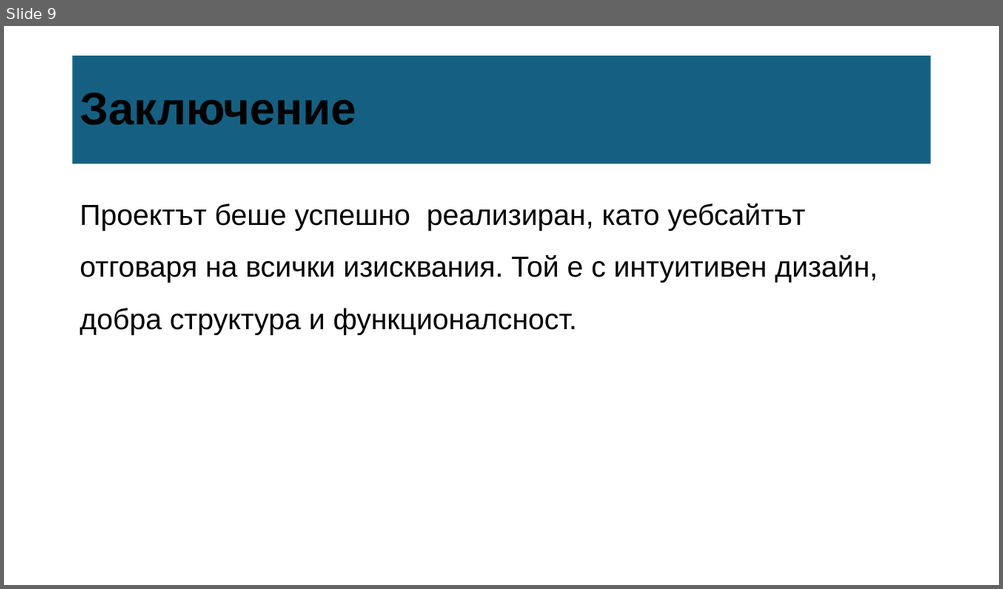
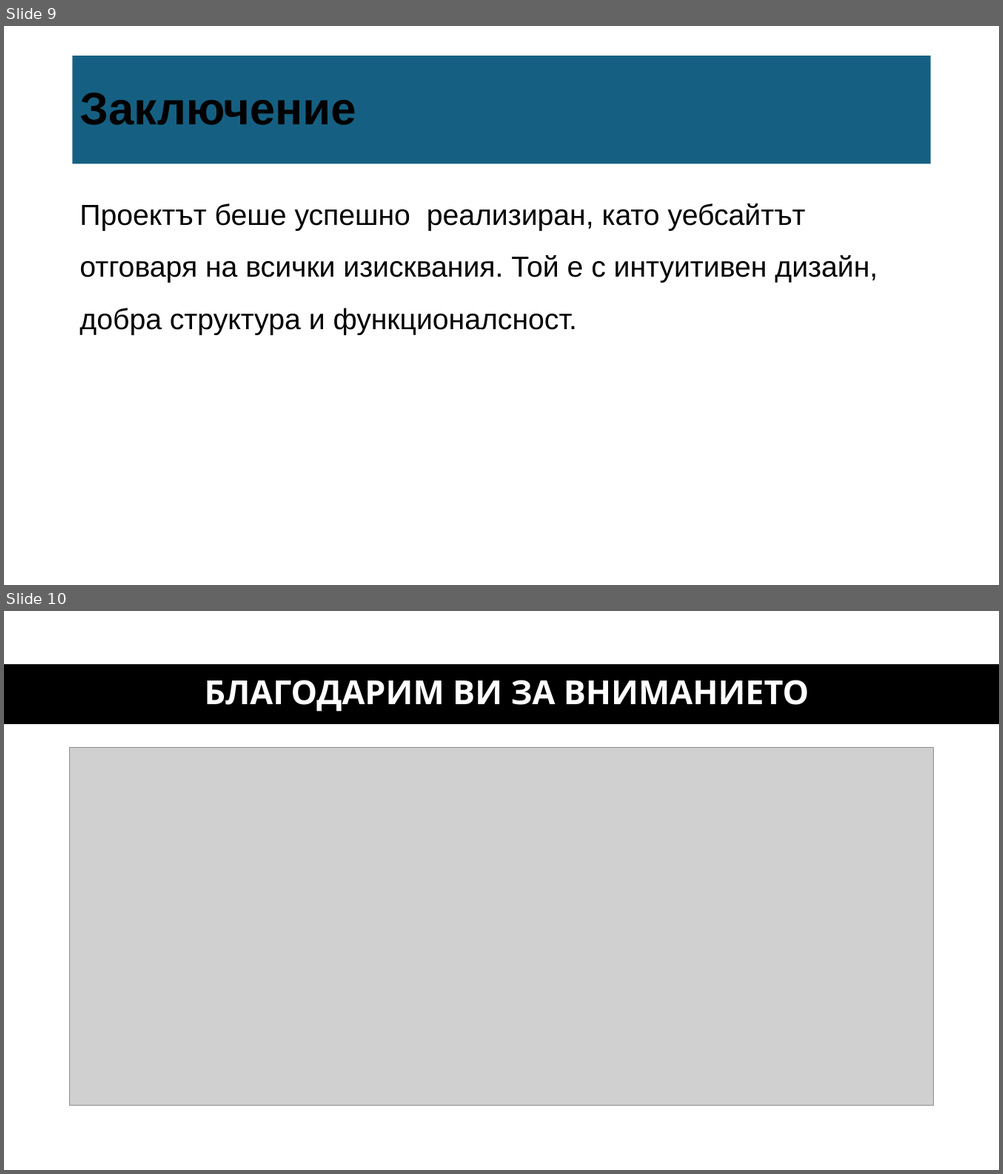
Before and after one commit to codingburgas/8grade-html-css-project-ultramarines, a slide deck: documentation/presentation.pptx. Shown one above the other, each under a label of ours: slide 9 before the commit, slides 9 and 10 after it. The pictures are 1003x589 and 1003x1174 pixels, drawn with LibreOffice and Linux fonts; fonts in the diff are those of the drawing; grey boxes stand for pictures. Boxes give left, top, right and bottom in pixels: in the first picture for what was removed or moved away, otherwise in the second. Text is boxed around its words. In the diff, an @@ line names an element or a change of style, - is before the commit and + after.

```diff
--- a/documentation/presentation.pptx
+++ b/documentation/presentation.pptx
@@ slide 10 added at box(4, 611, 999, 1170), background #FFFFFF @@
@@ rectangle added at box(4, 664, 999, 724), fill #000000 @@
@@ title added at box(205, 680, 809, 712), 32 pt, text #FFFFFF, bold @@
+БЛАГОДАРИМ ВИ ЗА ВНИМАНИЕТО
@@ picture added at box(70, 748, 933, 1106) @@
```
Also in this commit, not shown: 1 slide changed, 1 other file.
